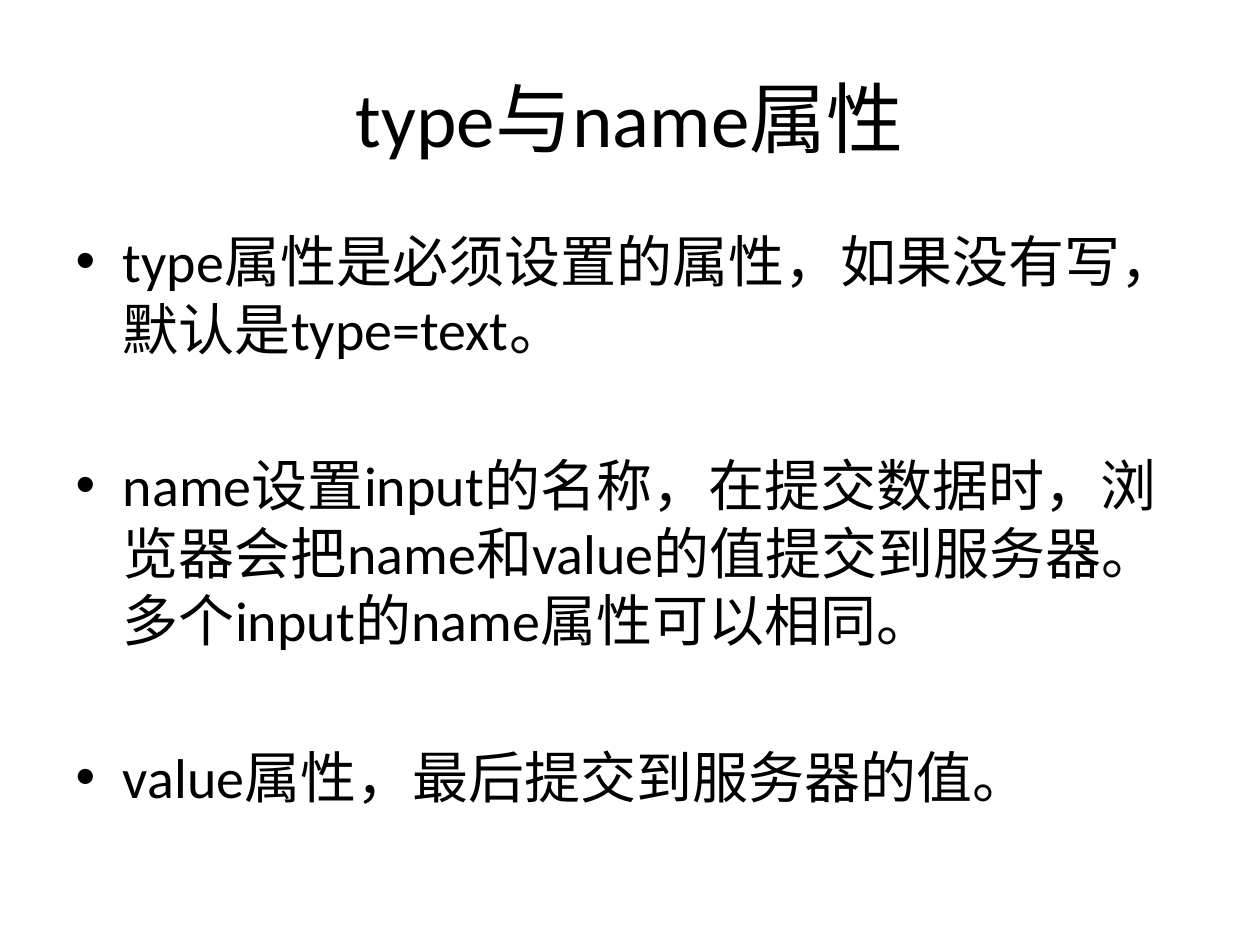
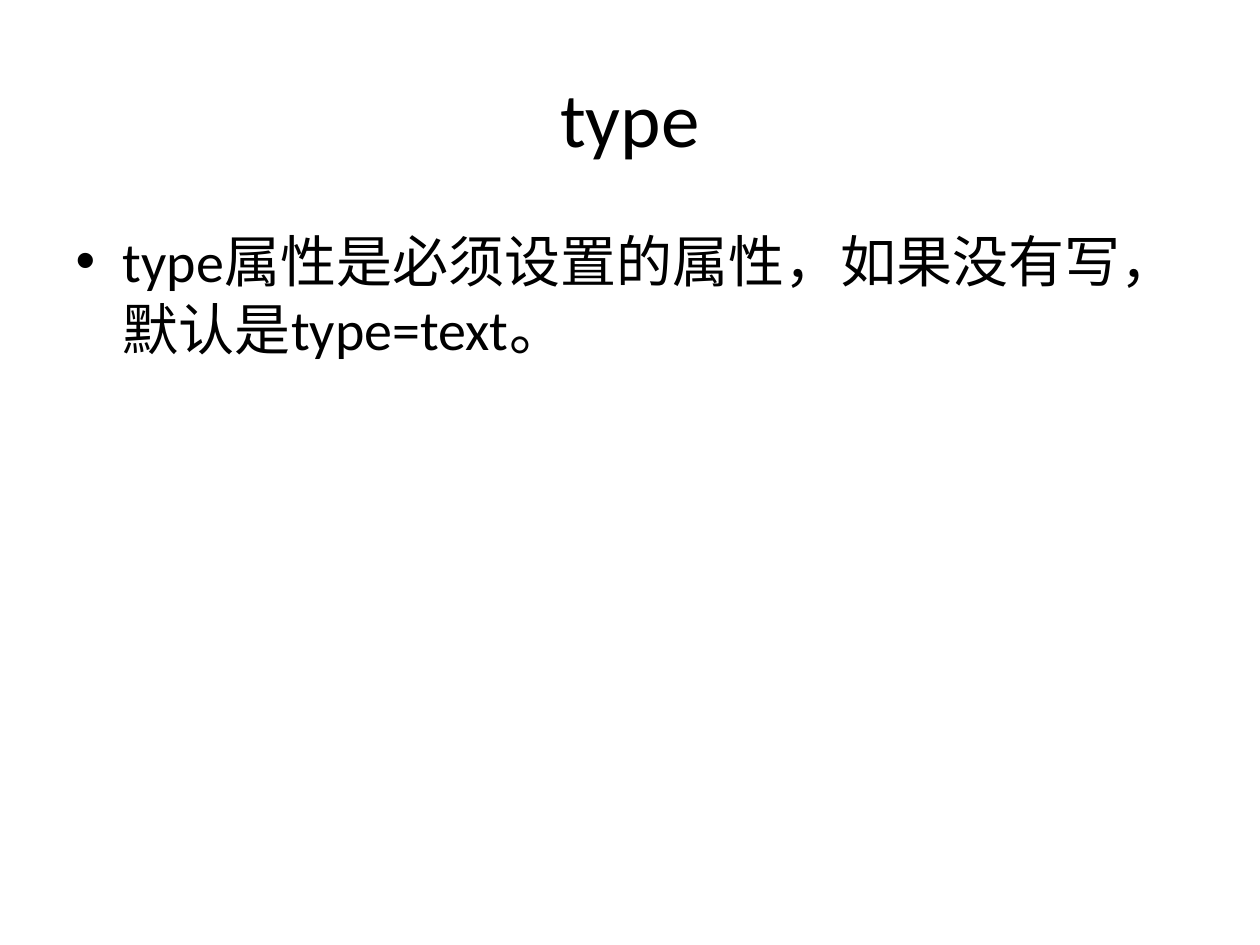
Before and after one commit to sans123wx/class, a slide deck: slide 5 of 网页设计与制作/课件/3/表单.pptx. Drawn at 1260x945 pixels with LibreOffice and Linux fonts; fonts in the diff are those of the drawing. Boxes give left, top, right and bottom in pixels: in the first picture for what was removed or moved away, otherwise in the second. Text is boxed around its words. In the diff, an @@ line names an element or a change of style, - is before the commit and + after.

```diff
--- a/网页设计与制作/课件/3/表单.pptx
+++ b/网页设计与制作/课件/3/表单.pptx
@@ title at (560,98,699,160): text changed @@
-type与name属性
+type
@@ text at (123,460,1158,804): paragraphs removed @@
-• name设置input的名称，在提交数据时，浏览器会把name和value的值提交到服务器。多个input的name属性可以相同。
-• value属性，最后提交到服务器的值。
```
Also in this commit, not shown: 1 other slide changed, 1 slide added, 4 other files.
